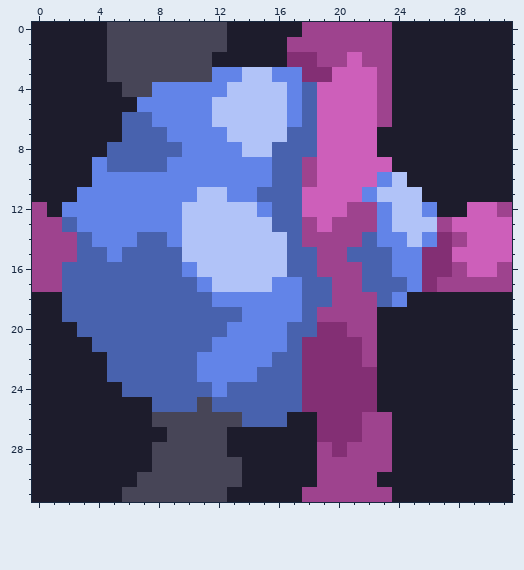
Two states of a pixel-art sprite, assets/sprites/blocks/environment/Kallistea/eadstal-biome/fenspor-strands-floor6.png. This is how it looked before the edit.
The file is 32x32 pixels.
Now the later version:
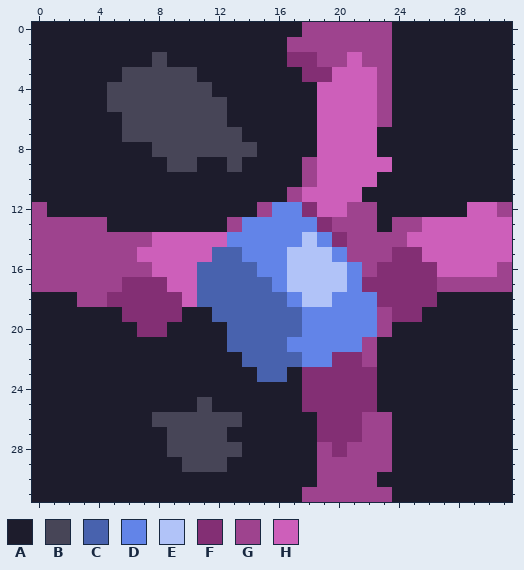
Palette (. is transparent): A #1d1c2c  B #474557  C #4862ae  D #6284e8  E #b1c3f8  F #832f74  G #9e438e  H #cd5fba
The author wrote: Maybe it;s gonna be fixed now? Fenspor-strands-floor
The exact change:
y 0..1: x 5..12 BBBBBBBB -> AAAAAAAA
y 2: x 5..7 BBB -> AAA; x 9..11 BBB -> AAA
y 3: x 5 B -> A; x 11..17 BDDEEDD -> AAAAAAA
y 4: x 5 A -> B; x 8..18 DDDDDEEEEDC -> BBBBAAAAAAA
y 5: x 5..18 AADDDDDEEEEEDC -> BBBBBBBBAAAAAA
y 6: x 6..18 CCDDDDEEEEEDC -> BBBBBBBAAAAAA
y 7: x 6..18 CCCDDDDEEEECC -> BBBBBBBBAAAAA
y 8: x 5..18 CCCCCDDDDEECCC -> AAABBBBBBBAAAA
y 9: x 4..17 DCCCCDDDDDDDCC -> AAAAABBAABAAAA
y 10: x 4..17 DDDDDDDDDDDDCC -> AAAAAAAAAAAAAA; x 23..24 DE -> AA
y 11: x 3..17 DDDDDDDDEEDDCCC -> AAAAAAAAAAAAAAG; x 22..25 DEEE -> AAAA
y 12: x 2..18 DDDDDDDDEEEEEDCCH -> AAAAAAAAAAAAAGDDF; x 23..26 DEED -> AAAA
y 13: x 2..19 CDDDDDDDEEEEEECCGH -> GGGAAAAAAAAGDDDDDF; x 23..27 DEEEG -> AGGHH
y 14: x 3..20 CDDDCCDEEEEEEECGGG -> GGGGGHHHHHDDDDDEDF; x 22..28 CDDEDFG -> GGGHHHH
y 15: x 3..27 CCDCCCCEEEEEEECCGGCCCDDFF -> GGGGHHHHHCCDDDEEEDGGGFFHH
y 16: x 2..25 CCCCCCCCDEEEEEECCGGGCCDD -> GGGGGGHHHCCCCDDEEEEDGFFF; x 27..28 FG -> HH
y 17: x 2..15 CCCCCCCCCDEEEE -> GGGGFFFHHCCCCC; x 17..25 DCCGGCCCD -> EEEEDFFFF
y 18: x 2..10 CCCCCCCCC -> AGGFFFFFH; x 12..16 DDDDD -> CCCCC; x 18..26 CCGGGCDAA -> EEDDDFFFF
y 19: x 2..11 CCCCCCCCCC -> AAAAFFFFAA; x 14..25 DDDDCGGGGAAA -> CCCCDDDDDGFF
y 20: x 3..16 CCCCCCCCCCDDDD -> AAAAFFAAAACCCC; x 18..23 CFFGGA -> DDDDDG
y 21: x 4..21 CCCCCCCCDDDDDCFFFF -> AAAAAAAAACCCCDDDDD
y 22: x 5..15 CCCCCCDDDDD -> AAAAAAAAACC; x 18..19 FF -> DD
y 23: x 5..14 CCCCCCDDDD -> AAAAAAAAAA; x 17 C -> A
y 24: x 6..17 CCCCCCDCCCCC -> AAAAAAAAAAAA
y 25: x 8..10 CCC -> AAA; x 12..17 CCCCCC -> AAAAAA
y 26: x 14..16 CCC -> AAA
y 28: x 8 B -> A; x 13 A -> B
y 29: x 8..9 BB -> AA; x 13 B -> A
y 30: x 7..13 BBBBBBB -> AAAAAAA
y 31: x 6..12 BBBBBBB -> AAAAAAA
